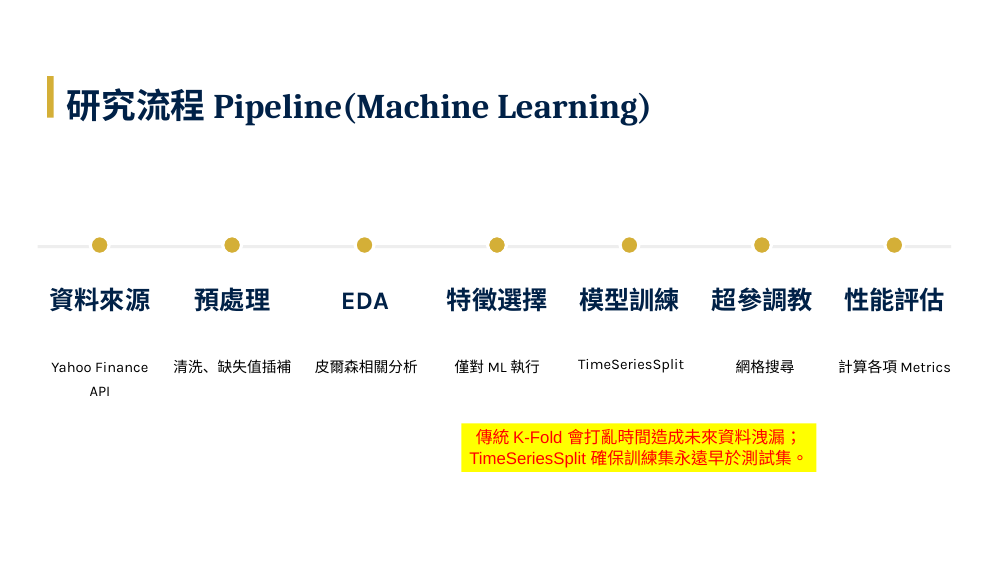
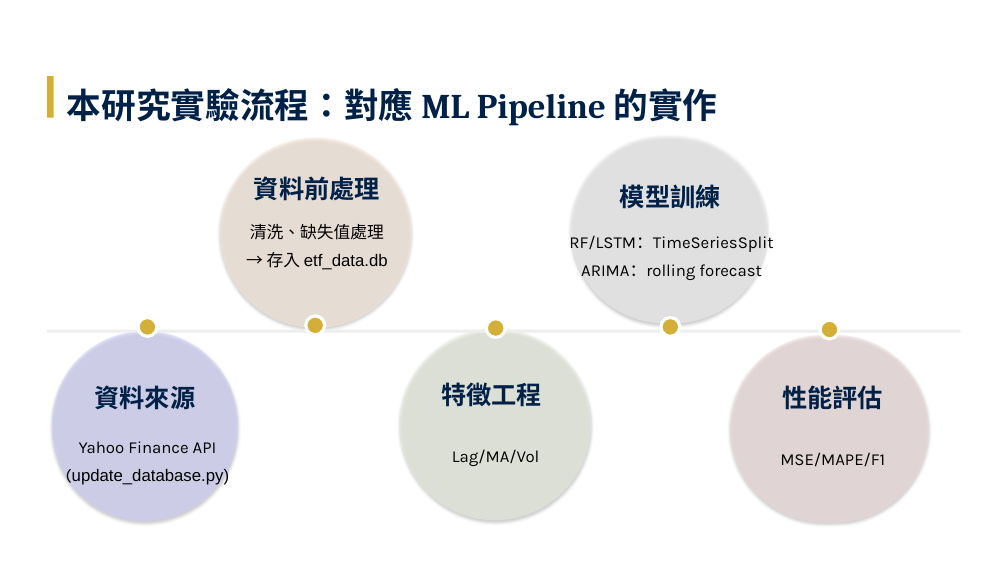
Before and after one commit to Tzu-Lin/ETF-AI-Project, a slide deck: slide 18 of 林子瑜-LLM_ETF_修訂四版_v20260608.pptx (slide 16 before the commit). Drawn at 1008x567 pixels with LibreOffice and Linux fonts; fonts in the diff are those of the drawing. Boxes give left, top, right and bottom in pixels: in the first picture for what was removed or moved away, otherwise in the second. Text is boxed around its words. In the diff, an @@ line names an element or a change of style, - is before the commit and + after.

```diff
--- a/林子瑜-LLM_ETF_修訂四版_v20260608.pptx
+++ b/林子瑜-LLM_ETF_修訂四版_v20260608.pptx
@@ text at box(67, 88, 718, 126): text changed @@
-研究流程 Pipeline(Machine Learning)
+本研究實驗流程：對應 ML Pipeline 的實作
@@ rounded rectangle added at box(220, 138, 411, 327), fill #FDEADA at 50% opacity @@
@@ rounded rectangle added at box(571, 136, 768, 324), fill #F2F2F2 at 50% opacity @@
@@ text at box(254, 176, 380, 201): text changed @@
-預處理
+資料前處理
@@ text "模型訓練": place and size @@
-text "模型訓練" at box(579, 287, 680, 311)
+text "模型訓練" at box(620, 184, 721, 208)
@@ text at box(250, 224, 388, 270): text changed; size 14 to 16 pt; font Karla to Arial @@
-清洗、缺失值插補
+清洗、缺失值處理
+→ 存入 etf_data.db
@@ rounded rectangle removed at box(355, 236, 374, 255) @@
@@ text at box(569, 235, 773, 280): text changed; size 14 to 16 pt @@
-TimeSeriesSplit
+RF/LSTM：TimeSeriesSplit
+ARIMA：rolling forecast
@@ rounded rectangle removed at box(752, 236, 771, 255) @@
@@ text removed at box(341, 292, 389, 309) @@
-EDA
@@ text removed at box(712, 287, 813, 311) @@
-超參調教
@@ rounded rectangle: place and size @@
-rounded rectangle at box(90, 236, 109, 255)
+rounded rectangle at box(138, 318, 157, 337)
@@ rounded rectangle: place and size @@
-rounded rectangle at box(223, 236, 242, 255)
+rounded rectangle at box(306, 316, 324, 335)
@@ rounded rectangle added at box(399, 329, 591, 520), fill #EBF1DE at 50% opacity @@
@@ rounded rectangle: place and size @@
-rounded rectangle at box(488, 236, 507, 255)
+rounded rectangle at box(486, 318, 505, 337)
@@ rounded rectangle: place and size @@
-rounded rectangle at box(620, 236, 639, 255)
+rounded rectangle at box(661, 318, 680, 337)
@@ rounded rectangle: place and size @@
-rounded rectangle at box(885, 236, 904, 255)
+rounded rectangle at box(820, 320, 839, 339)
@@ rectangle: place and size @@
-rectangle at box(38, 245, 951, 248)
+rectangle at box(47, 330, 960, 333)
@@ rounded rectangle added at box(52, 331, 238, 521), fill #CCCCFF at 50% opacity @@
@@ text removed at box(315, 359, 418, 373) @@
-皮爾森相關分析
@@ rounded rectangle added at box(730, 335, 929, 523), fill #F2DCDB at 50% opacity @@
@@ text removed at box(736, 359, 795, 373) @@
-網格搜尋
@@ text removed at box(838, 359, 951, 374) @@
-計算各項 Metrics
@@ text "資料來源": place and size @@
-text "資料來源" at box(50, 287, 151, 312)
+text "資料來源" at box(94, 385, 195, 410)
@@ text at box(441, 382, 542, 407): text changed @@
-特徵選擇
+特徵工程
@@ text "性能評估": place and size @@
-text "性能評估" at box(844, 287, 945, 312)
+text "性能評估" at box(782, 385, 883, 410)
@@ text "Yahoo Finance API": place and size @@
-text "Yahoo Finance API" at box(51, 362, 148, 396)
+text "Yahoo Finance API" at box(66, 441, 229, 487)
@@ text at box(79, 441, 217, 453): size 14 to 16 pt in "Yahoo Finance API" @@
@@ text at box(452, 449, 539, 466): text changed; size 14 to 16 pt @@
-僅對 ML 執行
+Lag/MA/Vol
@@ rectangle removed at box(461, 423, 816, 472) @@
-傳統 K-Fold 會打亂時間造成未來資料洩漏；TimeSeriesSplit 確保訓練集永遠早於測試集。
@@ text at box(66, 469, 229, 487): paragraph added @@
+(update_database.py)
@@ text added at box(780, 452, 885, 467), 16 pt, text #000000 @@
+MSE/MAPE/F1
```
Also in this commit, not shown: 3 other slides changed, 6 slides added, 5 slides removed.
